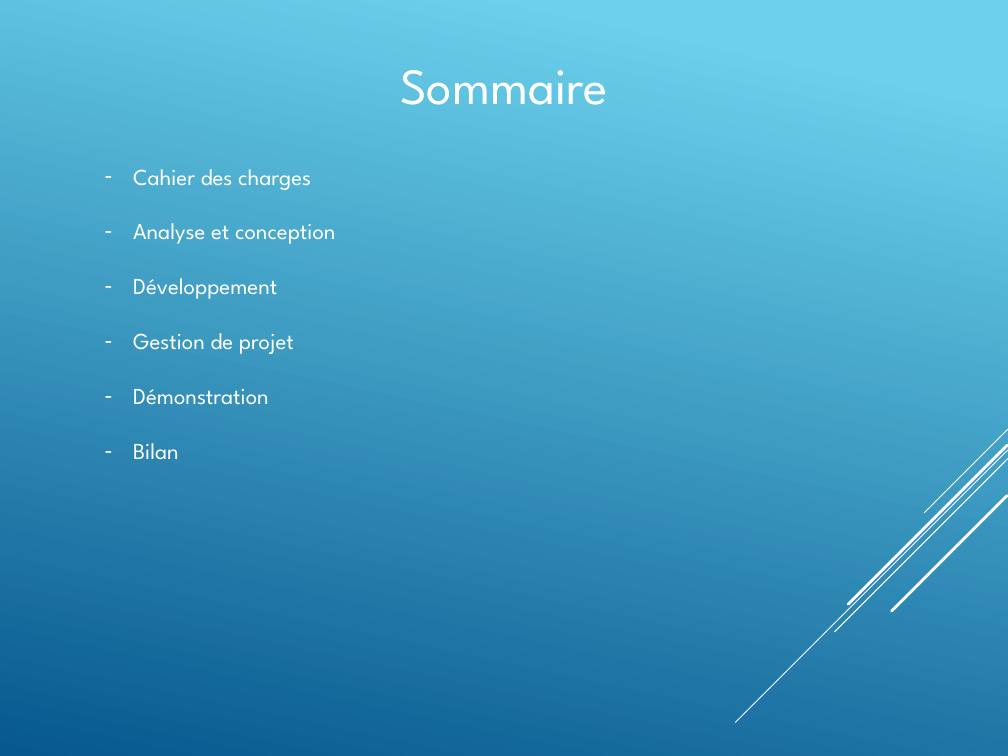
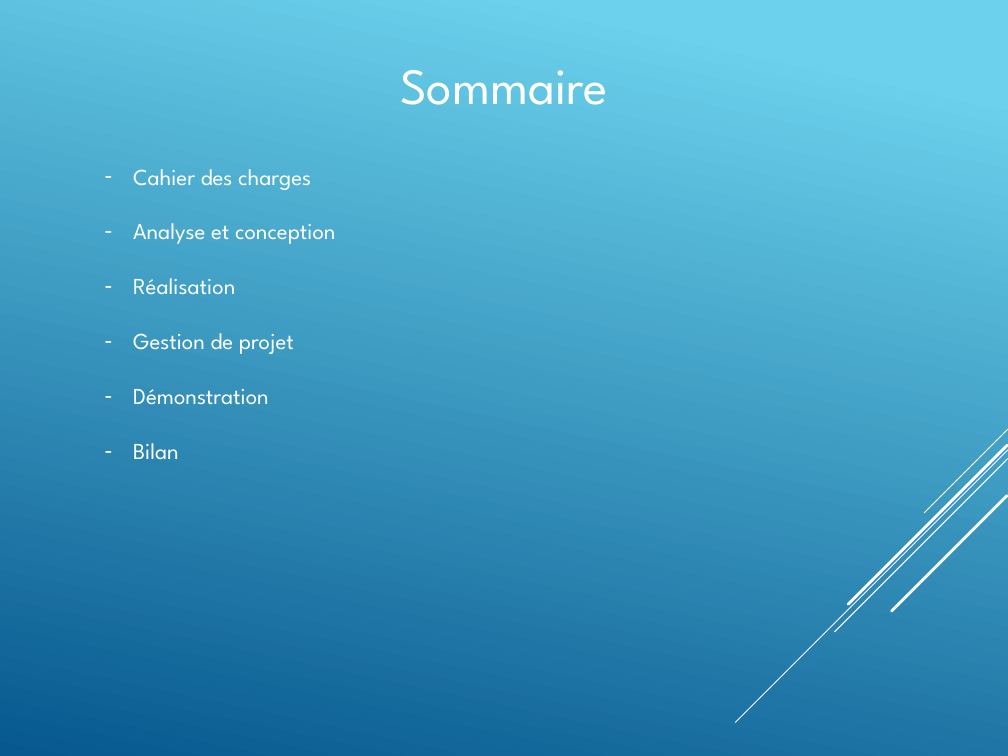
Before and after one commit to Hojalab/budget-monitor, a slide deck: slide 3 of docs/BudgetMonitor.pptx. Drawn at 1008x756 pixels with LibreOffice and Linux fonts; fonts in the diff are those of the drawing. Boxes give left, top, right and bottom in pixels: in the first picture for what was removed or moved away, otherwise in the second. Text is boxed around its words. In the diff, an @@ line names an element or a change of style, - is before the commit and + after.

```diff
--- a/docs/BudgetMonitor.pptx
+++ b/docs/BudgetMonitor.pptx
@@ text at [133, 278, 235, 295]: text changed @@
-– Développement
+– Réalisation
```
Also in this commit, not shown: 2 other slides changed, 2 slides added, 2 slides removed, 8 other files.
